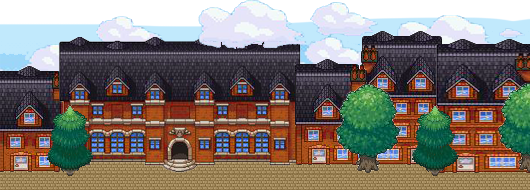
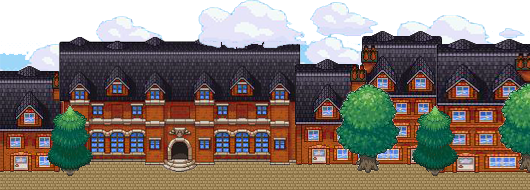
Comparing the layer stacks of the two 530 × 190 images. Changes:
hid "Layer 19" over (0, 17, 530, 71)
